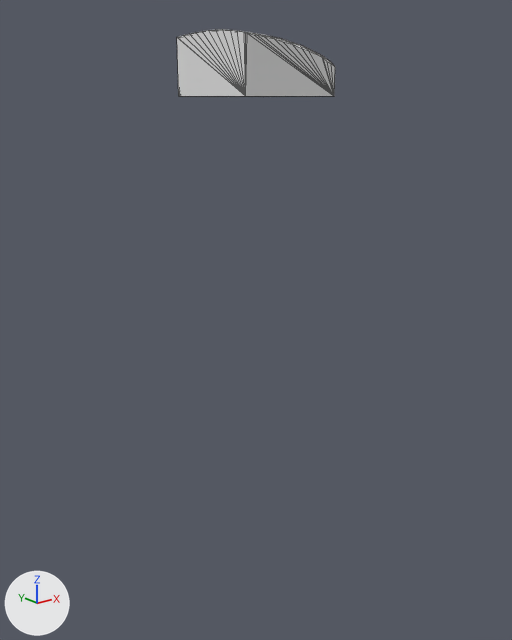
The glTF model assets/terrain/surface_pieces/surf_9_42.glb, before and after one commit.
The view is the same before and after, from a camera (50 mm lens) standing at (-83.5, -128.8, -25.1) and looking at (-62.4, -102.4, -35.6). The axes (+X, +Y, +Z) are drawn at lower left. The lights are the same throughout. The picture after the commit comes second. Mesh edges are drawn as thin lines. Where no turn or scale is listed for an object, it has been applied to the vertices.

The first picture shows 'geometry_0'.
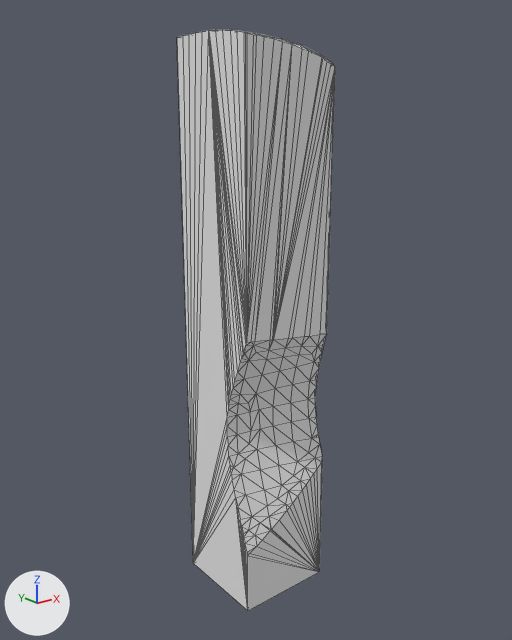
Location of each change, [x1, y1, x2, y2] in pixels of the pictures (512 x 640 px):
'geometry_0', reshaped (745% taller): before [177, 29, 335, 97]; after [177, 29, 335, 611]

The change, as a diff of the scene's bpy script:
```diff
--- a/assets/terrain/surface_pieces/surf_9_42.glb.py
+++ b/assets/terrain/surface_pieces/surf_9_42.glb.py
@@ me_geometry_0 @@
 # used by ob_geometry_0; location = (0.0, 0.0, 0.0)
-me_geometry_0.from_pydata(...)  # 95 vertices, 186 faces; spans x -65.0..-60.0, y -105.0..-100.0, z -25.0..-22.35
+me_geometry_0.from_pydata(...)  # 242 vertices, 480 faces; spans x -65.0..-60.0, y -105.0..-100.0, z -50.0..-22.35
+# me_geometry_0 part 1
+# 4 vertices are removed from x -65.0..-60.0, y -105.0..-100.0, z -25.0
+# 60 faces are deleted
+# 151 vertices are added at x -65.0..-60.0, y -105.0..-100.0, z -50.0..-35.52
+# 354 new faces join them
```
